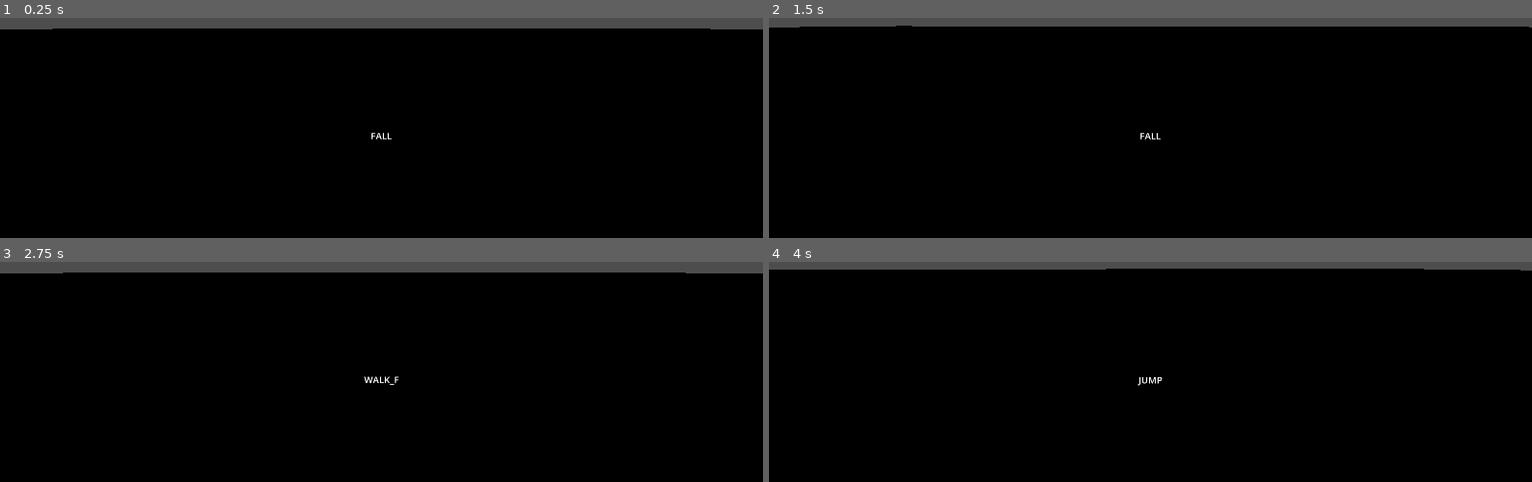
Above: before the commit, frames 1-4 (two rows, left to right).
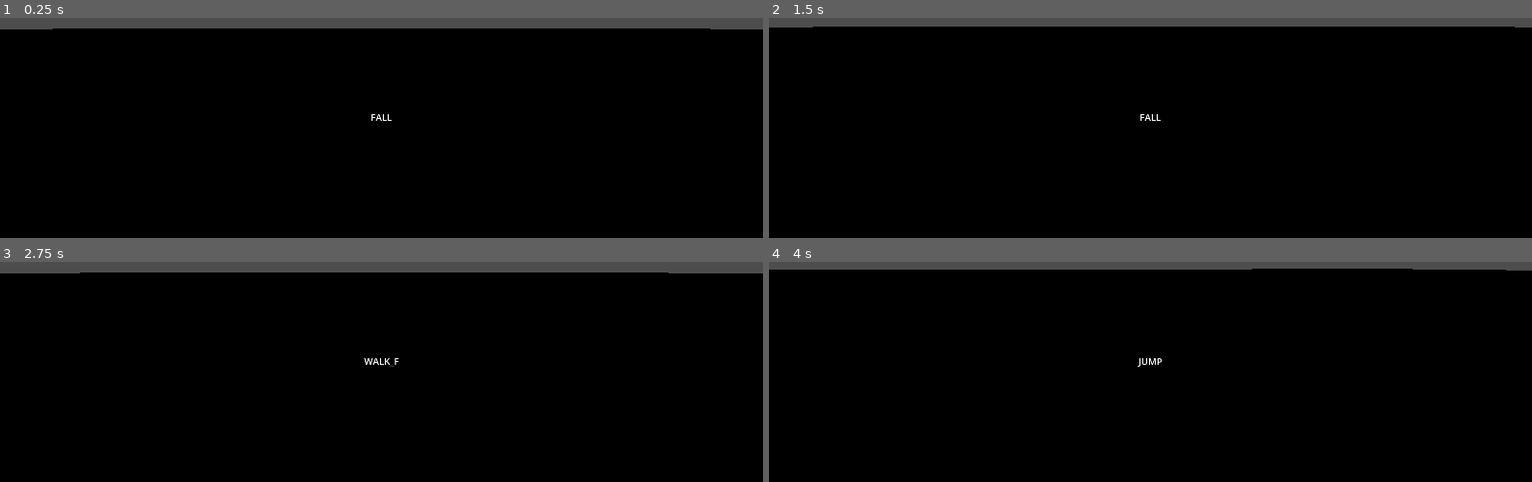
Above: after the commit, the same moments.

Repository: GeekzGamingz/SoulForged
Game: Godot game, scene res://source/01_World/00_World.tscn
Same seed, same stepped clock (60 frames per second), same inputs: the game is played once before the commit and once after it.
Inputs (mouse positions are in pixels of both pictures, inside the frame that each line leads up to):
- Up to frame 1 (0.25 s): no input
- Up to frame 2 (1.5 s): tap Enter at 0.5 s; move the mouse to (1188, 22) at 0.52 s; hold W (move_forward) from 0.53 s (still down); tap Shift (action_run) at 0.6, 1.35 s; tap Space (action_jump) at 0.77, 1.25 s; move the mouse to (1112, 26) at 1.27 s
- Up to frame 3 (2.75 s): keep holding W (move_forward); tap Space (action_jump) at 1.52 s; tap Enter at 2 s; move the mouse to (outside the picture) at 2.02 s; tap Shift (action_run) at 2.1 s
- Up to frame 4 (4 s): keep holding W (move_forward); tap Space (action_jump) at 2.75, 3.02, 3.77 s; move the mouse to (1142, 275) at 2.77 s; tap Shift (action_run) at 2.85, 3.6 s; tap Enter at 3.5 s; move the mouse to (1203, 273) at 3.52 s

The runs differ from the first frame. In frame 1, less than 0.1% of the frame differs, in the area x 48-52%, y 43-56%; in frame 2, 0.1%; in frame 3, 0.2%; in frame 4, 0.2%, in the area x 44-99%, y 3-57%.

Commit message:
Added Player Soul Remodel

Diff:
--- a/source/02_Actors/00_Player/00_Meshes/00_Soul.tscn
+++ b/source/02_Actors/00_Player/00_Meshes/00_Soul.tscn
@@ -25,6 +25,150 @@
 tracks/2/interp = 1
 tracks/2/loop_wrap = true
 tracks/2/keys = PackedFloat32Array(0, 1, 0, 0, 0)
+
+[sub_resource type="Animation" id="Animation_ohm2w"]
+resource_name = "fall"
+length = 0.8
+loop_mode = 1
+step = 0.05
+tracks/0/type = "rotation_3d"
+tracks/0/imported = false
+tracks/0/enabled = true
+tracks/0/path = NodePath("Mesh_Soul/Skeleton3D:Mesh_Soul")
+tracks/0/interp = 1
+tracks/0/loop_wrap = true
+tracks/0/keys = PackedFloat32Array(0, 1, 0, 0, 0.705797, 0.708414)
+tracks/1/type = "rotation_3d"
+tracks/1/imported = false
+tracks/1/enabled = true
+tracks/1/path = NodePath("Mesh_Soul/Skeleton3D:Core")
+tracks/1/interp = 1
+tracks/1/loop_wrap = true
+tracks/1/keys = PackedFloat32Array(0, 1, 0, 0, 0, 1, 0.2, 1, -0.712762, -0.00263793, 1.65975e-10, 0.701401, 0.4, 1, 0.999903, 0.00370064, -1.10969e-10, 0.0134037, 0.6, 1, 0.70704, 0.00261675, -5.76176e-10, 0.707168)
+tracks/2/type = "rotation_3d"
+tracks/2/imported = false
+tracks/2/enabled = true
+tracks/2/path = NodePath("Mesh_Soul/Skeleton3D:Torus")
+tracks/2/interp = 1
+tracks/2/loop_wrap = true
+tracks/2/keys = PackedFloat32Array(0, 1, 0, 0, 0, 1, 0.2, 1, 0.706386, 0.00261362, 0, 0.707822, 0.4, 1, 0.999986, 0.00369993, -8.64032e-12, -0.00389202, 0.6, 1, -0.7057, -0.00261108, -1.64311e-10, 0.708506)
+tracks/3/type = "position_3d"
+tracks/3/imported = false
+tracks/3/enabled = true
+tracks/3/path = NodePath("Mesh_Soul/Skeleton3D:Mesh_Soul")
+tracks/3/interp = 1
+tracks/3/loop_wrap = true
+tracks/3/keys = PackedFloat32Array(0, 1, 0, 0, 0)
+tracks/4/type = "position_3d"
+tracks/4/imported = false
+tracks/4/enabled = true
+tracks/4/path = NodePath("Mesh_Soul/Skeleton3D:Core")
+tracks/4/interp = 1
+tracks/4/loop_wrap = true
+tracks/4/keys = PackedFloat32Array(0, 1, 0, 0, 0)
+tracks/5/type = "position_3d"
+tracks/5/imported = false
+tracks/5/enabled = true
+tracks/5/path = NodePath("Mesh_Soul/Skeleton3D:Torus")
+tracks/5/interp = 1
+tracks/5/loop_wrap = true
+tracks/5/keys = PackedFloat32Array(0, 1, 0.15, 0, 0)
+
+[sub_resource type="Animation" id="Animation_ke18m"]
+resource_name = "float_forward"
+length = 2.4
+loop_mode = 1
+step = 0.3
+tracks/0/type = "rotation_3d"
+tracks/0/imported = false
+tracks/0/enabled = true
+tracks/0/path = NodePath("Mesh_Soul/Skeleton3D:Mesh_Soul")
+tracks/0/interp = 1
+tracks/0/loop_wrap = true
+tracks/0/keys = PackedFloat32Array(0, 1, 0, 0, 0, 1)
+tracks/1/type = "rotation_3d"
+tracks/1/imported = false
+tracks/1/enabled = true
+tracks/1/path = NodePath("Mesh_Soul/Skeleton3D:Core")
+tracks/1/interp = 1
+tracks/1/loop_wrap = true
+tracks/1/keys = PackedFloat32Array(0, 1, 0, 0, 0, 1, 0.6, 1, 0, 0, -0.708869, 0.70534, 1.2, 1, 0, 0, 1, 0.000314208, 1.8, 1, 0, 0, 0.703878, 0.710321)
+tracks/2/type = "rotation_3d"
+tracks/2/imported = false
+tracks/2/enabled = true
+tracks/2/path = NodePath("Mesh_Soul/Skeleton3D:Torus")
+tracks/2/interp = 1
+tracks/2/loop_wrap = true
+tracks/2/keys = PackedFloat32Array(0, 1, 0, 0, 0, 1, 0.6, 1, 0.706249, 0, 0, 0.707964, 1.2, 1, 0.999997, 0, 0, -0.00224276, 1.8, 1, -0.7056, 0, 0, 0.708611)
+tracks/3/type = "position_3d"
+tracks/3/imported = false
+tracks/3/enabled = true
+tracks/3/path = NodePath("Mesh_Soul/Skeleton3D:Mesh_Soul")
+tracks/3/interp = 1
+tracks/3/loop_wrap = true
+tracks/3/keys = PackedFloat32Array(0, 1, 0, 0, 0)
+tracks/4/type = "position_3d"
+tracks/4/imported = false
+tracks/4/enabled = true
+tracks/4/path = NodePath("Mesh_Soul/Skeleton3D:Core")
+tracks/4/interp = 1
+tracks/4/loop_wrap = true
+tracks/4/keys = PackedFloat32Array(0, 1, 0.1, -0.01, 0, 1.2, 1, 0.1, 0.01, 0)
+tracks/5/type = "position_3d"
+tracks/5/imported = false
+tracks/5/enabled = true
+tracks/5/path = NodePath("Mesh_Soul/Skeleton3D:Torus")
+tracks/5/interp = 1
+tracks/5/loop_wrap = true
+tracks/5/keys = PackedFloat32Array(0.6, 1, 0, 0, -0.01, 1.8, 1, 0, 0, 0.01)
+
+[sub_resource type="Animation" id="Animation_42g46"]
+resource_name = "float_quick"
+length = 2.4
+loop_mode = 1
+step = 0.15
+tracks/0/type = "rotation_3d"
+tracks/0/imported = false
+tracks/0/enabled = true
+tracks/0/path = NodePath("Mesh_Soul/Skeleton3D:Mesh_Soul")
+tracks/0/interp = 1
+tracks/0/loop_wrap = true
+tracks/0/keys = PackedFloat32Array(0, 1, 0, 0, 0, 1)
+tracks/1/type = "rotation_3d"
+tracks/1/imported = false
+tracks/1/enabled = true
+tracks/1/path = NodePath("Mesh_Soul/Skeleton3D:Core")
+tracks/1/interp = 1
+tracks/1/loop_wrap = true
+tracks/1/keys = PackedFloat32Array(0, 1, 0, 0, 0, 1, 0.15, 1, 0, 0, -0.708869, 0.70534, 0.3, 1, 0, 0, 1, 0.000314208, 0.45, 1, 0, 0, 0.703878, 0.710321, 0.6, 1, 0, 0, 0, 1, 0.75, 1, 0, 0, -0.708869, 0.70534, 0.9, 1, 0, 0, 1, 0.000314208, 1.05, 1, 0, 0, 0.703878, 0.710321, 1.2, 1, 0, 0, 0, 1, 1.35, 1, 0, 0, -0.708869, 0.70534, 1.5, 1, 0, 0, 1, 0.000314208, 1.65, 1, 0, 0, 0.703878, 0.710321, 1.8, 1, 0, 0, 0, 1, 1.95, 1, 0, 0, -0.708869, 0.70534, 2.1, 1, 0, 0, 1, 0.000314208, 2.25, 1, 0, 0, 0.703878, 0.710321)
+tracks/2/type = "rotation_3d"
+tracks/2/imported = false
+tracks/2/enabled = true
+tracks/2/path = NodePath("Mesh_Soul/Skeleton3D:Torus")
+tracks/2/interp = 1
+tracks/2/loop_wrap = true
+tracks/2/keys = PackedFloat32Array(0, 1, 0, 0, 0, 1, 0.15, 1, 0.706249, 0, 0, 0.707964, 0.3, 1, 0.999997, 0, 0, -0.00224276, 0.45, 1, -0.7056, 0, 0, 0.708611, 0.6, 1, 0, 0, 0, 1, 0.75, 1, 0.706249, 0, 0, 0.707964, 0.9, 1, 0.999997, 0, 0, -0.00224276, 1.05, 1, -0.7056, 0, 0, 0.708611, 1.2, 1, 0, 0, 0, 1, 1.35, 1, 0.706249, 0, 0, 0.707964, 1.5, 1, 0.999997, 0, 0, -0.00224276, 1.65, 1, -0.7056, 0, 0, 0.708611, 1.8, 1, 0, 0, 0, 1, 1.95, 1, 0.706249, 0, 0, 0.707964, 2.1, 1, 0.999997, 0, 0, -0.00224276, 2.25, 1, -0.7056, 0, 0, 0.708611)
+tracks/3/type = "position_3d"
+tracks/3/imported = false
+tracks/3/enabled = true
+tracks/3/path = NodePath("Mesh_Soul/Skeleton3D:Mesh_Soul")
+tracks/3/interp = 1
+tracks/3/loop_wrap = true
+tracks/3/keys = PackedFloat32Array(0, 1, 0, 0, 0)
+tracks/4/type = "position_3d"
+tracks/4/imported = false
+tracks/4/enabled = true
+tracks/4/path = NodePath("Mesh_Soul/Skeleton3D:Core")
+tracks/4/interp = 1
+tracks/4/loop_wrap = true
+tracks/4/keys = PackedFloat32Array(0, 1, 0.1, 0.01, 0, 0.3, 1, 0.1, -0.01, 0, 0.6, 1, 0.1, 0.01, 0, 0.9, 1, 0.1, -0.01, 0, 1.2, 1, 0.1, 0.01, 0, 1.5, 1, 0.1, -0.01, 0, 1.8, 1, 0.1, 0.01, 0, 2.1, 1, 0.1, -0.01, 0)
+tracks/5/type = "position_3d"
+tracks/5/imported = false
+tracks/5/enabled = true
+tracks/5/path = NodePath("Mesh_Soul/Skeleton3D:Torus")
+tracks/5/interp = 1
+tracks/5/loop_wrap = true
+tracks/5/keys = PackedFloat32Array(0, 1, 0, 0, 0)
 
 [sub_resource type="Animation" id="Animation_3glkm"]
 resource_name = "idle"
@@ -66,102 +210,6 @@
 tracks/4/interp = 1
 tracks/4/loop_wrap = true
 tracks/4/keys = PackedFloat32Array(0, 1, 0, 0, 0)
-tracks/5/type = "position_3d"
-tracks/5/imported = false
-tracks/5/enabled = true
-tracks/5/path = NodePath("Mesh_Soul/Skeleton3D:Torus")
-tracks/5/interp = 1
-tracks/5/loop_wrap = true
-tracks/5/keys = PackedFloat32Array(0, 1, 0, 0, 0)
-
-[sub_resource type="Animation" id="Animation_42g46"]
-resource_name = "float_quick"
-length = 2.4
-loop_mode = 1
-step = 0.15
-tracks/0/type = "rotation_3d"
-tracks/0/imported = false
-tracks/0/enabled = true
-tracks/0/path = NodePath("Mesh_Soul/Skeleton3D:Mesh_Soul")
-tracks/0/interp = 1
-tracks/0/loop_wrap = true
-tracks/0/keys = PackedFloat32Array(0, 1, 0, 0, 0, 1)
-tracks/1/type = "rotation_3d"
-tracks/1/imported = false
-tracks/1/enabled = true
-tracks/1/path = NodePath("Mesh_Soul/Skeleton3D:Core")
-tracks/1/interp = 1
-tracks/1/loop_wrap = true
-tracks/1/keys = PackedFloat32Array(0, 1, 0, 0, 0, 1, 0.3, 1, 0, 0, -0.708869, 0.70534, 0.6, 1, 0, 0, 1, 0.000314208, 0.9, 1, 0, 0, 0.703878, 0.710321, 1.2, 1, 0, 0, 0, 1, 1.5, 1, 0, 0, -0.708869, 0.70534, 1.8, 1, 0, 0, 1, 0.000314208, 2.1, 1, 0, 0, 0.703878, 0.710321)
-tracks/2/type = "rotation_3d"
-tracks/2/imported = false
-tracks/2/enabled = true
-tracks/2/path = NodePath("Mesh_Soul/Skeleton3D:Torus")
-tracks/2/interp = 1
-tracks/2/loop_wrap = true
-tracks/2/keys = PackedFloat32Array(0, 1, 0, 0, 0, 1, 0.15, 1, 0.706249, 0, 0, 0.707964, 0.3, 1, 0.999997, 0, 0, -0.00224276, 0.45, 1, -0.7056, 0, 0, 0.708611, 0.6, 1, 0, 0, 0, 1, 0.75, 1, 0.706249, 0, 0, 0.707964, 0.9, 1, 0.999997, 0, 0, -0.00224276, 1.05, 1, -0.7056, 0, 0, 0.708611, 1.2, 1, 0, 0, 0, 1, 1.35, 1, 0.706249, 0, 0, 0.707964, 1.5, 1, 0.999997, 0, 0, -0.00224276, 1.65, 1, -0.7056, 0, 0, 0.708611, 1.8, 1, 0, 0, 0, 1, 1.95, 1, 0.706249, 0, 0, 0.707964, 2.1, 1, 0.999997, 0, 0, -0.00224276, 2.25, 1, -0.7056, 0, 0, 0.708611)
-tracks/3/type = "position_3d"
-tracks/3/imported = false
-tracks/3/enabled = true
-tracks/3/path = NodePath("Mesh_Soul/Skeleton3D:Mesh_Soul")
-tracks/3/interp = 1
-tracks/3/loop_wrap = true
-tracks/3/keys = PackedFloat32Array(0, 1, 0, 0.15, -0.01)
-tracks/4/type = "position_3d"
-tracks/4/imported = false
-tracks/4/enabled = true
-tracks/4/path = NodePath("Mesh_Soul/Skeleton3D:Core")
-tracks/4/interp = 1
-tracks/4/loop_wrap = true
-tracks/4/keys = PackedFloat32Array(0, 1, 0.100784, 0, 0)
-tracks/5/type = "position_3d"
-tracks/5/imported = false
-tracks/5/enabled = true
-tracks/5/path = NodePath("Mesh_Soul/Skeleton3D:Torus")
-tracks/5/interp = 1
-tracks/5/loop_wrap = true
-tracks/5/keys = PackedFloat32Array(0, 1, 0, 0, 0)
-
-[sub_resource type="Animation" id="Animation_ke18m"]
-resource_name = "float_forward"
-length = 2.4
-loop_mode = 1
-step = 0.3
-tracks/0/type = "rotation_3d"
-tracks/0/imported = false
-tracks/0/enabled = true
-tracks/0/path = NodePath("Mesh_Soul/Skeleton3D:Mesh_Soul")
-tracks/0/interp = 1
-tracks/0/loop_wrap = true
-tracks/0/keys = PackedFloat32Array(0, 1, 0, 0, 0, 1)
-tracks/1/type = "rotation_3d"
-tracks/1/imported = false
-tracks/1/enabled = true
-tracks/1/path = NodePath("Mesh_Soul/Skeleton3D:Core")
-tracks/1/interp = 1
-tracks/1/loop_wrap = true
-tracks/1/keys = PackedFloat32Array(0, 1, 0, 0, 0, 1, 0.6, 1, 0, 0, -0.708869, 0.70534, 1.2, 1, 0, 0, 1, 0.000314208, 1.8, 1, 0, 0, 0.703878, 0.710321)
-tracks/2/type = "rotation_3d"
-tracks/2/imported = false
-tracks/2/enabled = true
-tracks/2/path = NodePath("Mesh_Soul/Skeleton3D:Torus")
-tracks/2/interp = 1
-tracks/2/loop_wrap = true
-tracks/2/keys = PackedFloat32Array(0, 1, 0, 0, 0, 1, 0.6, 1, 0.706249, 0, 0, 0.707964, 1.2, 1, 0.999997, 0, 0, -0.00224276, 1.8, 1, -0.7056, 0, 0, 0.708611)
-tracks/3/type = "position_3d"
-tracks/3/imported = false
-tracks/3/enabled = true
-tracks/3/path = NodePath("Mesh_Soul/Skeleton3D:Mesh_Soul")
-tracks/3/interp = 1
-tracks/3/loop_wrap = true
-tracks/3/keys = PackedFloat32Array(0, 1, 0, 0.1, -0.01)
-tracks/4/type = "position_3d"
-tracks/4/imported = false
-tracks/4/enabled = true
-tracks/4/path = NodePath("Mesh_Soul/Skeleton3D:Core")
-tracks/4/interp = 1
-tracks/4/loop_wrap = true
-tracks/4/keys = PackedFloat32Array(0, 1, 0.1, 0, 0)
 tracks/5/type = "position_3d"
 tracks/5/imported = false
 tracks/5/enabled = true
@@ -187,7 +235,7 @@
 tracks/1/path = NodePath("Mesh_Soul/Skeleton3D:Core")
 tracks/1/interp = 1
 tracks/1/loop_wrap = true
-tracks/1/keys = PackedFloat32Array(0, 1, 0, 0, 0, 1)
+tracks/1/keys = PackedFloat32Array(0, 1, 0, 0, 0, 1, 0.2, 1, -0.712107, -0.00263551, 1.65818e-10, 0.702066, 0.4, 1, 0.999951, 0.00370081, -1.45526e-10, 0.00920646, 0.6, 1, 0.706534, 0.00261488, 1.64504e-10, 0.707674)
 tracks/2/type = "rotation_3d"
 tracks/2/imported = false
 tracks/2/enabled = true
@@ -216,54 +264,6 @@
 tracks/5/interp = 1
 tracks/5/loop_wrap = true
 tracks/5/keys = PackedFloat32Array(0, 1, 0, 0, 0, 0.15, 1, 0.2, 0, 0, 0.2, 1, 0.15, 0, 0)
-
-[sub_resource type="Animation" id="Animation_ohm2w"]
-resource_name = "fall"
-length = 0.8
-loop_mode = 1
-step = 0.05
-tracks/0/type = "rotation_3d"
-tracks/0/imported = false
-tracks/0/enabled = true
-tracks/0/path = NodePath("Mesh_Soul/Skeleton3D:Mesh_Soul")
-tracks/0/interp = 1
-tracks/0/loop_wrap = true
-tracks/0/keys = PackedFloat32Array(0, 1, 0, 0, 0.705797, 0.708414)
-tracks/1/type = "rotation_3d"
-tracks/1/imported = false
-tracks/1/enabled = true
-tracks/1/path = NodePath("Mesh_Soul/Skeleton3D:Core")
-tracks/1/interp = 1
-tracks/1/loop_wrap = true
-tracks/1/keys = PackedFloat32Array(0, 1, 0, 0, 0, 1)
-tracks/2/type = "rotation_3d"
-tracks/2/imported = false
-tracks/2/enabled = true
-tracks/2/path = NodePath("Mesh_Soul/Skeleton3D:Torus")
-tracks/2/interp = 1
-tracks/2/loop_wrap = true
-tracks/2/keys = PackedFloat32Array(0, 1, 0, 0, 0, 1, 0.2, 1, 0.706386, 0.00261362, 0, 0.707822, 0.4, 1, 0.999986, 0.00369993, -8.64032e-12, -0.00389202, 0.6, 1, -0.7057, -0.00261108, -1.64311e-10, 0.708506)
-tracks/3/type = "position_3d"
-tracks/3/imported = false
-tracks/3/enabled = true
-tracks/3/path = NodePath("Mesh_Soul/Skeleton3D:Mesh_Soul")
-tracks/3/interp = 1
-tracks/3/loop_wrap = true
-tracks/3/keys = PackedFloat32Array(0, 1, 0, 0, 0)
-tracks/4/type = "position_3d"
-tracks/4/imported = false
-tracks/4/enabled = true
-tracks/4/path = NodePath("Mesh_Soul/Skeleton3D:Core")
-tracks/4/interp = 1
-tracks/4/loop_wrap = true
-tracks/4/keys = PackedFloat32Array(0, 1, 0, 0, 0)
-tracks/5/type = "position_3d"
-tracks/5/imported = false
-tracks/5/enabled = true
-tracks/5/path = NodePath("Mesh_Soul/Skeleton3D:Torus")
-tracks/5/interp = 1
-tracks/5/loop_wrap = true
-tracks/5/keys = PackedFloat32Array(0, 1, 0.15, 0, 0)
 
 [sub_resource type="AnimationLibrary" id="AnimationLibrary_yw7cp"]
 _data = {
@@ -277,10 +277,6 @@
 
 [node name="Mesh_Soul" instance=ExtResource("1_1v1ad")]
 
-[node name="Skeleton3D" parent="Mesh_Soul" index="0"]
-bones/1/scale = Vector3(1, 1, 1)
-bones/2/scale = Vector3(1, 1, 1)
-
 [node name="AnimationPlayers" type="Node3D" parent="." index="1"]
 
 [node name="AnimationPlayer" type="AnimationPlayer" parent="AnimationPlayers" index="0"]
--- a/source/02_Actors/00_Player/00_Player.tscn
+++ b/source/02_Actors/00_Player/00_Player.tscn
@@ -6,7 +6,7 @@
 [ext_resource type="PackedScene" uid="uid://mpkt245hqfmb" path="res://source/05_Interface/00_Camera/00_CameraArm.tscn" id="3_sslca"]
 
 [sub_resource type="SphereShape3D" id="SphereShape3D_mxpav"]
-radius = 0.25
+radius = 0.35
 
 [node name="Player" type="CharacterBody3D"]
 script = ExtResource("1_3b0j7")
@@ -29,48 +29,48 @@
 [node name="Detectors_Ground" type="Node3D" parent="Detectors_World"]
 
 [node name="DG_Center" type="RayCast3D" parent="Detectors_World/Detectors_Ground"]
-transform = Transform3D(1, 0, 0, 0, 1, 0, 0, 0, 1, 0, -0.2, 0)
+transform = Transform3D(1, 0, 0, 0, 1, 0, 0, 0, 1, 0, -0.35, 0)
 target_position = Vector3(0, -0.3, 0)
 
 [node name="DG_Front" type="RayCast3D" parent="Detectors_World/Detectors_Ground"]
-transform = Transform3D(1, 0, 0, 0, 1, 0, 0, 0, 1, 0, 0, 0.25)
+transform = Transform3D(1, 0, 0, 0, 1, 0, 0, 0, 1, 0, 0, 0.35)
 target_position = Vector3(0, -0.255, 0)
 
 [node name="DG_Back" type="RayCast3D" parent="Detectors_World/Detectors_Ground"]
-transform = Transform3D(1, 0, 0, 0, 1, 0, 0, 0, 1, 0, 0, -0.25)
+transform = Transform3D(1, 0, 0, 0, 1, 0, 0, 0, 1, 0, 0, -0.35)
 target_position = Vector3(0, -0.255, 0)
 
 [node name="DG_Left" type="RayCast3D" parent="Detectors_World/Detectors_Ground"]
-transform = Transform3D(1, 0, 0, 0, 1, 0, 0, 0, 1, 0.25, 0, 0)
+transform = Transform3D(1, 0, 0, 0, 1, 0, 0, 0, 1, 0.35, 0, 0)
 target_position = Vector3(0, -0.255, 0)
 
 [node name="DG_Right" type="RayCast3D" parent="Detectors_World/Detectors_Ground"]
-transform = Transform3D(1, 0, 0, 0, 1, 0, 0, 0, 1, -0.25, 0, 0)
+transform = Transform3D(1, 0, 0, 0, 1, 0, 0, 0, 1, -0.35, 0, 0)
 target_position = Vector3(0, -0.255, 0)
 
 [node name="Detectors_Wall" type="Node3D" parent="Detectors_World"]
 
 [node name="DW_Front" type="RayCast3D" parent="Detectors_World/Detectors_Wall"]
-transform = Transform3D(1, 0, 0, 0, 1, 0, 0, 0, 1, 0, 0, 0.25)
+transform = Transform3D(1, 0, 0, 0, 1, 0, 0, 0, 1, 0, 0, 0.35)
 target_position = Vector3(0, 0, 0.25)
 debug_shape_thickness = 3
 
 [node name="DW_Back" type="RayCast3D" parent="Detectors_World/Detectors_Wall"]
-transform = Transform3D(1, 0, 0, 0, 1, 0, 0, 0, 1, 0, 0, -0.25)
+transform = Transform3D(1, 0, 0, 0, 1, 0, 0, 0, 1, 0, 0, -0.35)
 target_position = Vector3(0, 0, -0.25)
 
 [node name="DW_Left" type="RayCast3D" parent="Detectors_World/Detectors_Wall"]
-transform = Transform3D(1, 0, 0, 0, 1, 0, 0, 0, 1, 0.25, 0, 0)
+transform = Transform3D(1, 0, 0, 0, 1, 0, 0, 0, 1, 0.35, 0, 0)
 target_position = Vector3(0.25, 0, 0)
 
 [node name="DW_Right" type="RayCast3D" parent="Detectors_World/Detectors_Wall"]
-transform = Transform3D(1, 0, 0, 0, 1, 0, 0, 0, 1, -0.25, 0, 0)
+transform = Transform3D(1, 0, 0, 0, 1, 0, 0, 0, 1, -0.35, 0, 0)
 target_position = Vector3(-0.25, 0, 0)
 
 [node name="Outputs" type="Node3D" parent="."]
 
 [node name="Output_State" type="Label3D" parent="Outputs"]
-transform = Transform3D(1, 0, 0, 0, 1, 0, 0, 0, 1, 0, 0.3, 0)
+transform = Transform3D(1, 0, 0, 0, 1, 0, 0, 0, 1, 0, 0.5, 0)
 billboard = 1
 text = "state"
 font_size = 20
Not shown, changed: assets/00_Meshes/00_Soul/00_Player/playersoul.gltf
